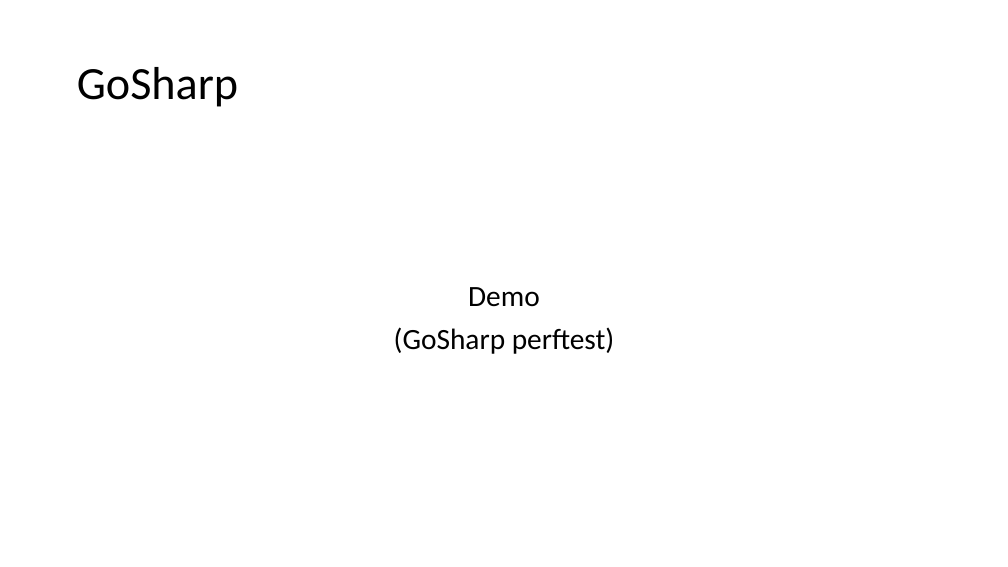
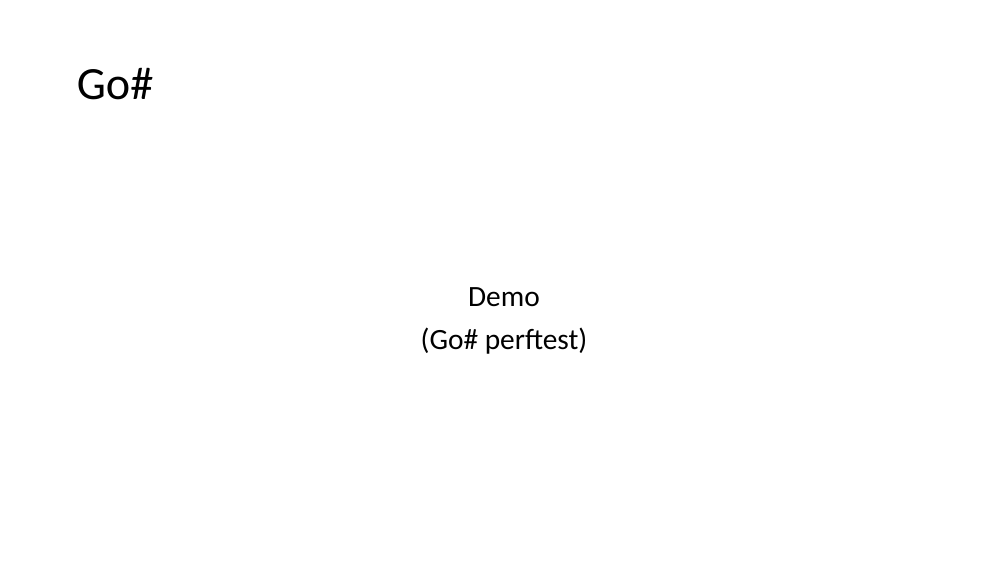
Before and after one commit to kpocza/GoSharp, a slide deck: slide 32 of talks/szszk20180512/SzSzK180512_GoSharp.odp. Drawn at 1008x567 pixels with LibreOffice and Linux fonts; fonts in the diff are those of the drawing. Boxes give left, top, right and bottom in pixels: in the first picture for what was removed or moved away, otherwise in the second. Text is boxed around its words. In the diff, an @@ line names an element or a change of style, - is before the commit and + after.

```diff
--- a/talks/szszk20180512/SzSzK180512_GoSharp.odp
+++ b/talks/szszk20180512/SzSzK180512_GoSharp.odp
@@ title at bbox=[77, 67, 153, 100]: text changed @@
-GoSharp
+Go#
@@ text at bbox=[421, 327, 588, 354]: text changed @@
-(GoSharp perftest)
+(Go# perftest)
```
Also in this commit, not shown: 19 other slides changed, 1 other file.
